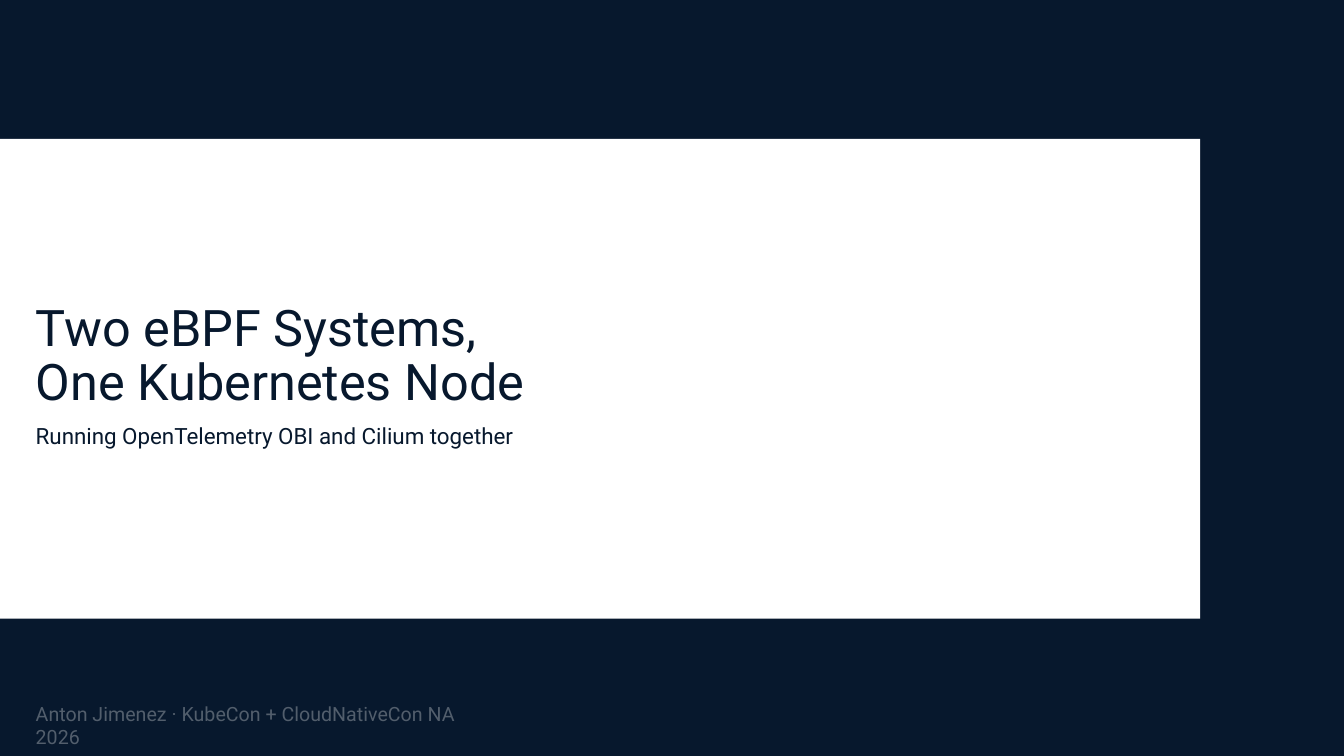
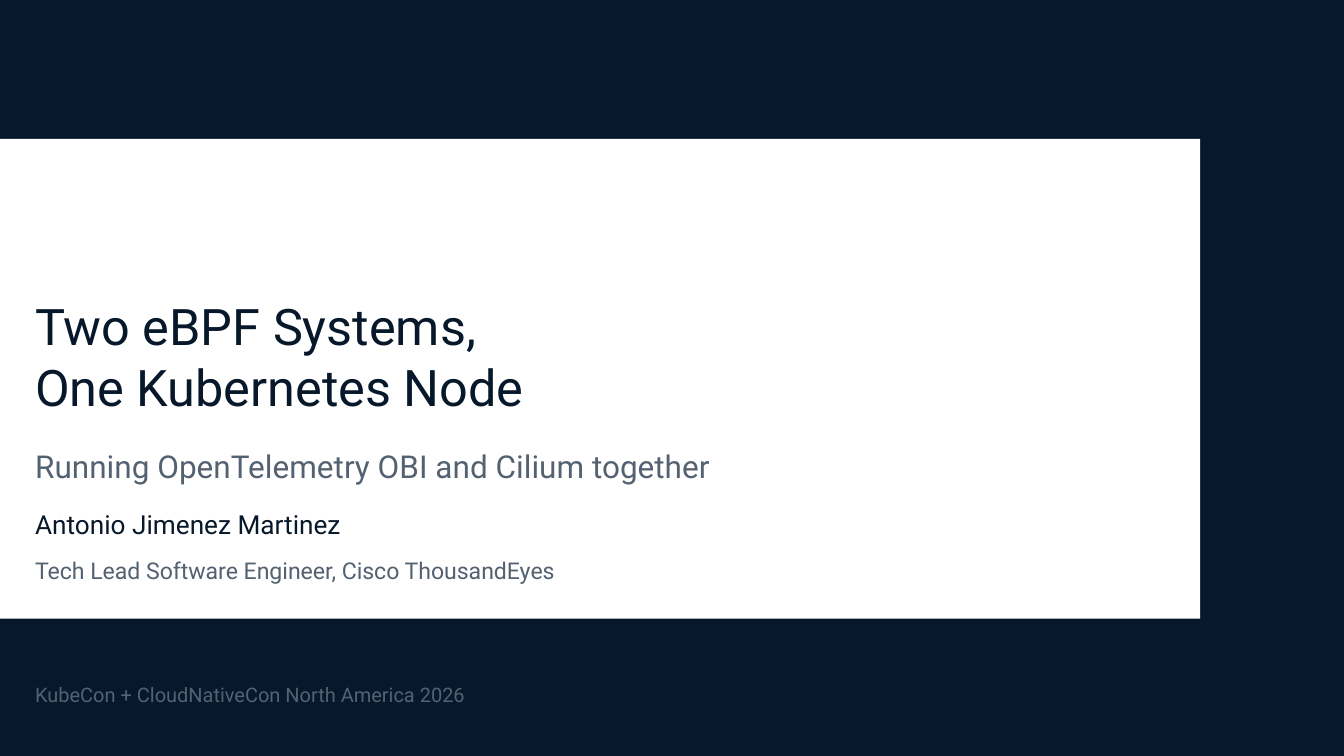
Before and after one commit to ajimenez1503/cilium-obi-demo, a slide deck: slide 1 of slides/cilium-obi-session-deck-latest.pptx. Drawn at 1344x756 pixels with LibreOffice and Linux fonts; fonts in the diff are those of the drawing; background and template pictures are left out. Boxes give left, top, right and bottom in pixels: in the first picture for what was removed or moved away, otherwise in the second. Text is boxed around its words. In the diff, an @@ line names an element or a change of style, - is before the commit and + after.

Commit message:
Match Cisco cover reference and enforce click-only slide advance

```diff
--- a/slides/cilium-obi-session-deck-latest.pptx
+++ b/slides/cilium-obi-session-deck-latest.pptx
@@ text "Two eBPF Systems," at bbox=[35, 308, 524, 407]: text colour #07182D to #07182A; line spacing 0.9 to 1; vertical alignment bottom to middle @@
@@ text "Running OpenTelemetry OBI and Cilium ...": place and size @@
-text "Running OpenTelemetry OBI and Cilium ..." at bbox=[36, 427, 513, 449]
+text "Running OpenTelemetry OBI and Cilium ..." at bbox=[35, 454, 709, 485]
@@ text "Running OpenTelemetry OBI and Cilium ..." at bbox=[35, 454, 709, 485]: size 16 to 22.5 pt, text colour #07182D to #536171; less space between paragraphs; vertical alignment top to middle @@
@@ text added at bbox=[35, 515, 341, 535], 18.8 pt, text #07182A @@
+Antonio Jimenez Martinez
@@ text added at bbox=[35, 561, 555, 584], 16.5 pt, text #536171 @@
+Tech Lead Software Engineer, Cisco ThousandEyes
@@ text added at bbox=[35, 687, 465, 702], 14.2 pt, text #536171 @@
+KubeCon + CloudNativeCon North America 2026
@@ text removed at bbox=[36, 706, 455, 744] @@
-Anton Jimenez · KubeCon + CloudNativeCon NA 2026
```
Also in this commit, not shown: 3 other slides changed.
